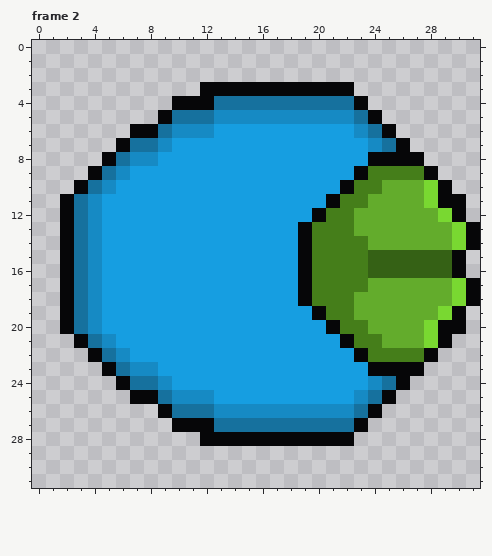
Pixel-art file -- assets/sprites/legval/turret_helice.ase. Above, as it was before the edit.
32x32 pixels, 6 frames. Shown: frame 2. The commit also changed other frames, which this record leaves out.
After the commit:
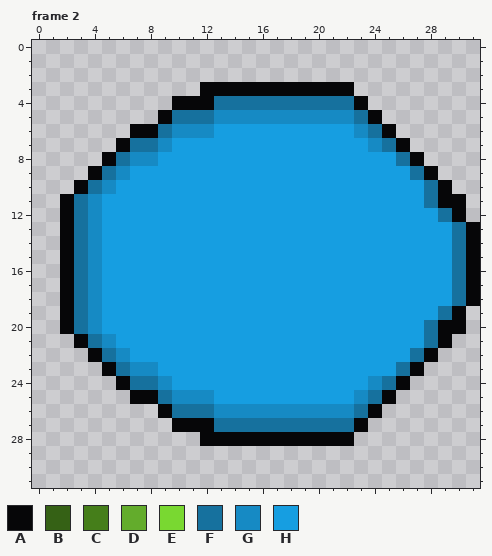
Palette (. is transparent): A #060608  B #356115  C #457e1a  D #63ac2c  E #79d831  F #16719e  G #168ac4  H #169ee1
Difference:
Frame 2, layer "Layer 3":
The author put colour A in rows 15 to 16 at x 31.
Colour A becomes colour F in row 8 at x 26; in rows 15 to 16 at x 30; in row 23 at x 26.
Colour C becomes colour F in row 9 at x 27; in row 22 at x 27.
Colour E becomes colour F in rows 10 to 11 at x 28; in row 12 at x 29; in rows 13 to 14 at x 30; in rows 17 to 18 at x 30; in row 19 at x 29; in rows 20 to 21 at x 28.
Colour A becomes colour H in row 8 at x 24 to 25; in row 9 at x 23; in row 10 at x 22; in row 11 at x 21; in row 12 at x 20; in rows 13 to 18 at x 19.
Colour A becomes colour H in row 19 at x 20; in row 20 at x 21; in row 21 at x 22; in row 22 at x 23; in row 23 at x 24 to 25.
Colour B becomes colour H in rows 15 to 16 at x 24 to 29.
Colour C becomes colour H in row 9 at x 24 to 26; in row 10 at x 23 to 24; in row 11 at x 22 to 23; in row 12 at x 21 to 22; in row 13 at x 20 to 22; in rows 14 to 17 at x 20 to 23.
Colour C becomes colour H in row 18 at x 20 to 22; in row 19 at x 21 to 22; in row 20 at x 22 to 23; in row 21 at x 23 to 24; in row 22 at x 24 to 26.
Colour D becomes colour H in row 10 at x 25 to 27; in row 11 at x 24 to 27; in row 12 at x 23 to 28; in row 13 at x 23 to 29; in row 14 at x 24 to 29; in row 17 at x 24 to 29.
Colour D becomes colour H in row 18 at x 23 to 29; in row 19 at x 23 to 28; in row 20 at x 24 to 27; in row 21 at x 25 to 27.
Changed places in both pictures, as pixel boxes (x1, y1, x2, y2):
changed: (298, 152, 480, 376)
